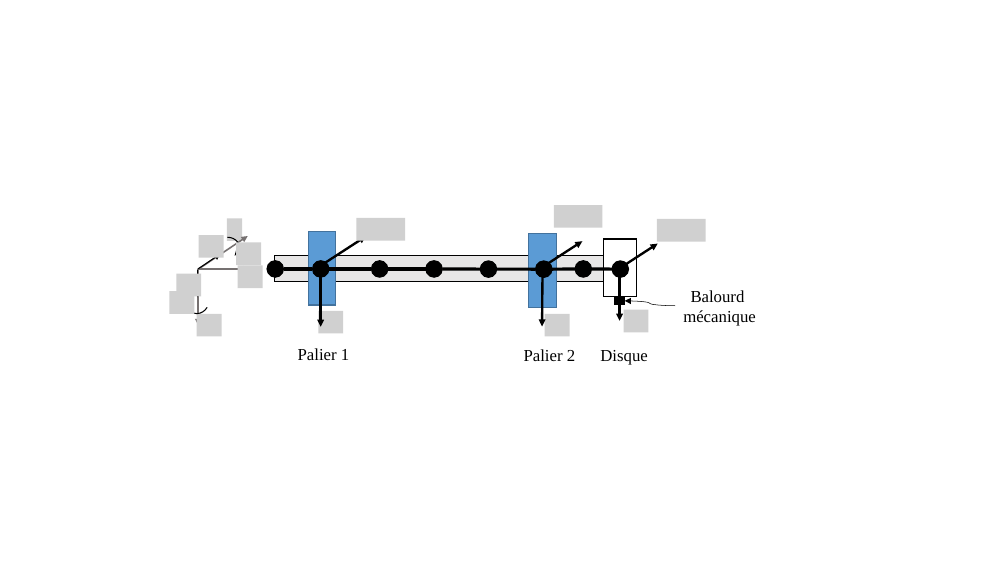
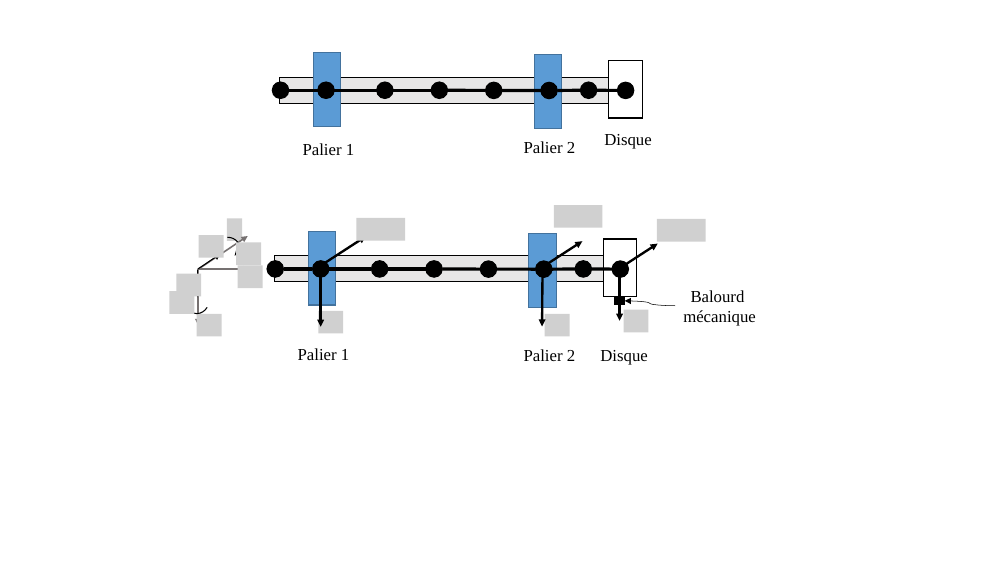
Before and after one commit to SilunZ/SoutenanceThese, a slide deck: slide 7 of Support/Figures.pptx (slide 6 before the commit). Drawn at 1008x567 pixels with LibreOffice and Linux fonts; fonts in the diff are those of the drawing; grey boxes stand for pictures. Boxes give left, top, right and bottom in pixels: in the first picture for what was removed or moved away, otherwise in the second. Text is boxed around its words. In the diff, an @@ line names an element or a change of style, - is before the commit and + after.

```diff
--- a/Support/Figures.pptx
+++ b/Support/Figures.pptx
@@ group added at (x1=272, y1=53, x2=651, y2=155): 8 ellipses, 7 lines, 4 rectangles, 3 texts @@
+Disque
+Palier 1
+Palier 2
```
Also in this commit, not shown: 4 slides added, 2 other files.
